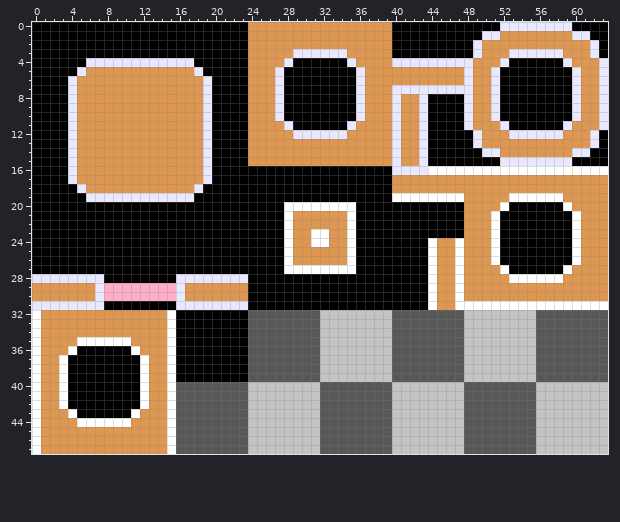
File history of a pixel-art sprite, Levels/Assets/Level3Tiles.png. This is how it looked before the edit.
The file is 64x48 pixels.
After:
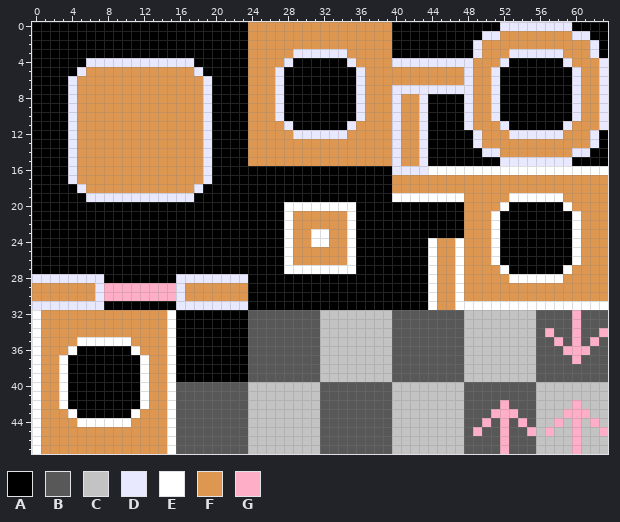
Palette (. is transparent): A #000000  B #585858  C #c3c3c3  D #e8e8ff  E #ffffff  F #de9751  G #ffaec8
The edit:
Colour G replaces colour B in rows 32 to 33 at x 60; in row 34 at x 57, 60 and 63; in row 35 at x 58, 60 and 62; in row 36 at x 59 to 61; in row 37 at x 60; in row 42 at x 52.
Colour G replaces colour B in row 43 at x 51 to 53; in row 44 at x 50, 52 and 54; in row 45 at x 49, 52 and 55; in rows 46 to 47 at x 52.
Colour G replaces colour C in row 42 at x 60; in row 43 at x 59 to 61; in row 44 at x 58, 60 and 62; in row 45 at x 57, 60 and 63; in rows 46 to 47 at x 60.
Changed places in both pictures, as pixel boxes (x1, y1, x2, y2):
changed: (545, 310, 608, 364)
changed: (473, 400, 608, 454)
